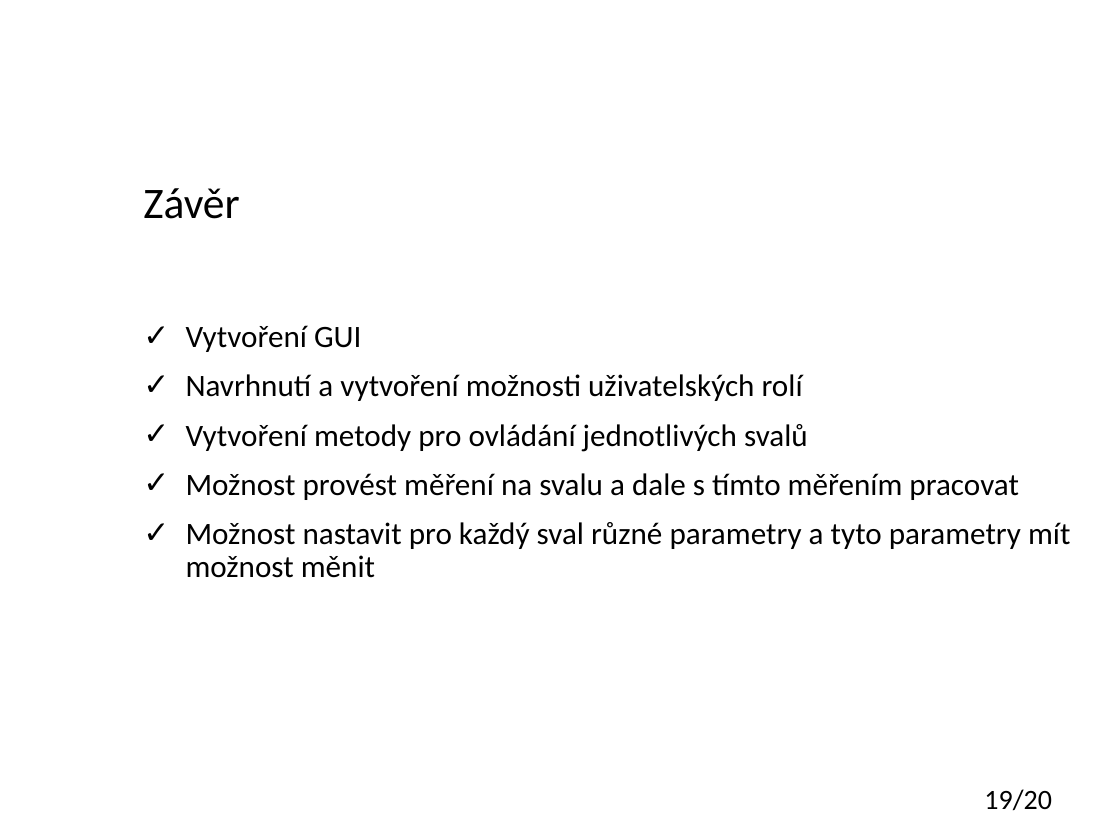
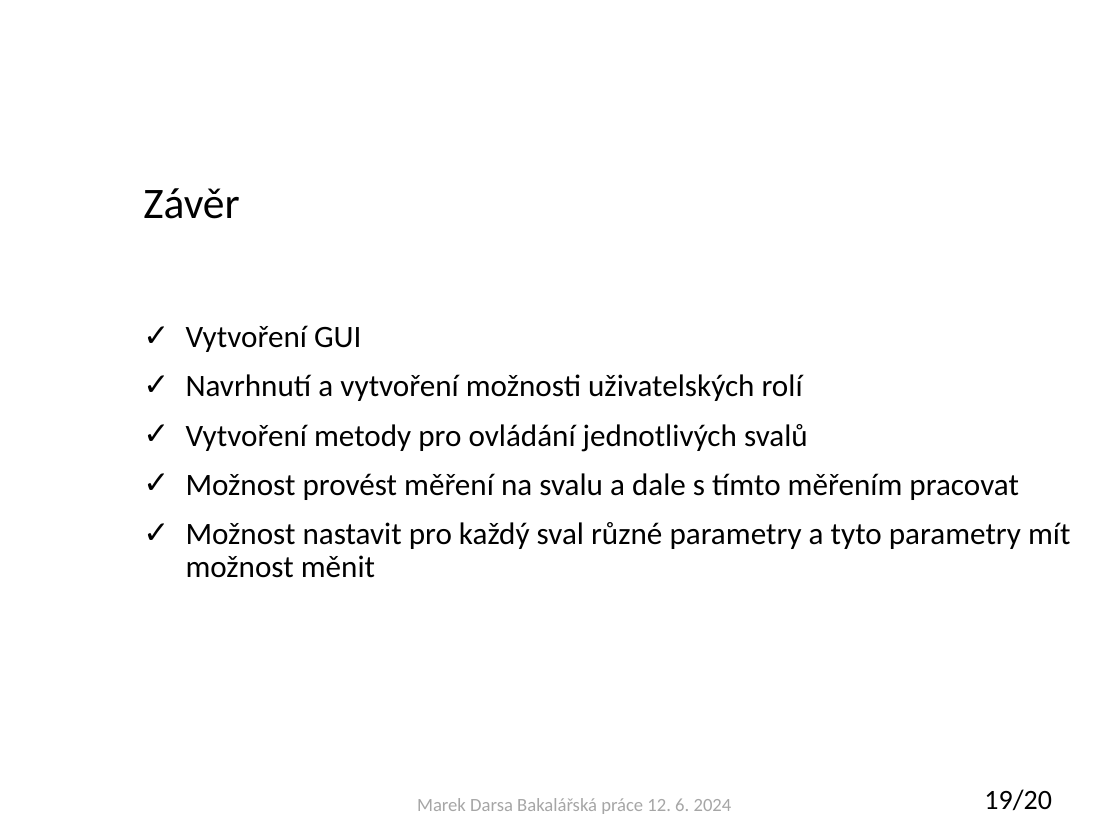
Before and after one commit to IronKnee22/Bakalarka, a slide deck: slide 19 of Obhajoba_darsamar.pptx. Drawn at 1120x840 pixels with LibreOffice and Linux fonts; fonts in the diff are those of the drawing; background and template pictures are left out. Boxes give left, top, right and bottom in pixels: in the first picture for what was removed or moved away, otherwise in the second. Text is boxed around its words. In the diff, an @@ line names an element or a change of style, - is before the commit and + after.

```diff
--- a/Obhajoba_darsamar.pptx
+++ b/Obhajoba_darsamar.pptx
@@ text added at [417, 798, 732, 814], 12 pt, text #A6A6A6 @@
+Marek Darsa Bakalářská práce 12. 6. 2024
```
Also in this commit, not shown: 9 other slides changed, 1 slide added, 1 slide removed.
